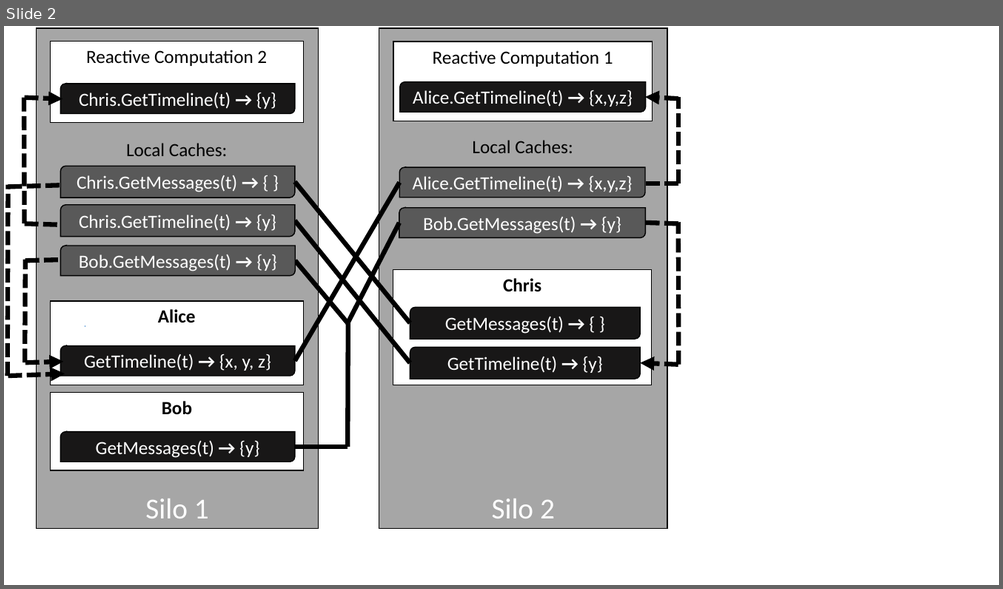
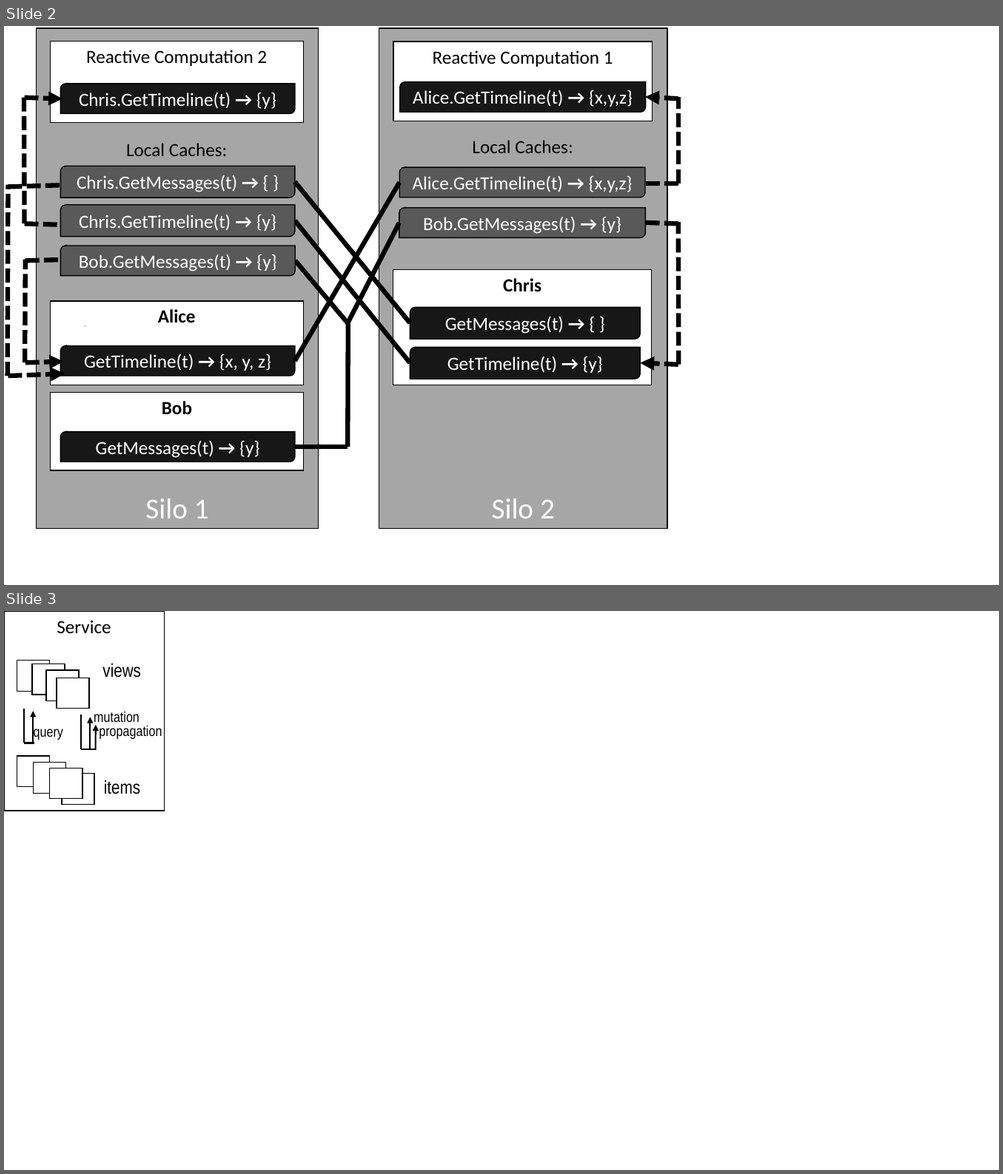
Before and after one commit to sebastianburckhardt/orleans, a slide deck: figs/Figures.pptx. Shown one above the other, each under a label of ours: slide 2 before the commit, slides 2 and 3 after it. The pictures are 1003x589 and 1003x1174 pixels, drawn with LibreOffice and Linux fonts; fonts in the diff are those of the drawing. Boxes give left, top, right and bottom in pixels: in the first picture for what was removed or moved away, otherwise in the second. Text is boxed around its words. In the diff, an @@ line names an element or a change of style, - is before the commit and + after.

```diff
--- a/figs/Figures.pptx
+++ b/figs/Figures.pptx
@@ slide 3 added at <box>4,611,999,1170</box>, background #FFFFFF @@
@@ rectangle added at <box>4,611,165,811</box>, fill #FFFFFF, outline #000000 1 pt, 18 pt, text #000000 @@
+Service
@@ rectangle added at <box>17,661,50,691</box>, fill #FFFFFF, outline #000000 1 pt @@
@@ rectangle added at <box>32,664,65,695</box>, fill #FFFFFF, outline #000000 1 pt @@
@@ rectangle added at <box>45,670,79,701</box>, fill #FFFFFF, outline #000000 1 pt @@
@@ text added at <box>102,663,141,678</box>, 18 pt, text #000000 @@
+views
@@ rectangle added at <box>57,678,89,709</box>, fill #FFFFFF, outline #000000 1 pt @@
@@ line added from (24, 709) to (24, 743), #000000 1.5 pt @@
@@ arrow added from (33, 743) to (33, 711), #000000 1.5 pt @@
@@ line added from (82, 715) to (82, 749), #000000 1.5 pt @@
@@ arrow added from (90, 749) to (90, 717), #000000 1.5 pt @@
@@ text added at <box>94,711,139,723</box>, 14 pt, text #000000 @@
+mutation
@@ line added from (24, 743) to (34, 743), #000000 1.5 pt @@
@@ text added at <box>34,729,63,740</box>, 14 pt, text #000000 @@
+query
@@ arrow added from (96, 751) to (96, 724), #000000 1.5 pt @@
@@ text added at <box>99,725,162,739</box>, 14 pt, text #000000 @@
+propagation
@@ rectangle added at <box>17,757,50,787</box>, fill #FFFFFF, outline #000000 1 pt @@
@@ rectangle added at <box>33,763,66,793</box>, fill #FFFFFF, outline #000000 1 pt @@
@@ line added from (82, 749) to (96, 749), #000000 1.5 pt @@
@@ rectangle added at <box>50,769,82,799</box>, fill #FFFFFF, outline #000000 1 pt @@
@@ rectangle added at <box>62,774,94,804</box>, fill #FFFFFF, outline #000000 1 pt @@
@@ text added at <box>104,780,140,795</box>, 18 pt, text #000000 @@
+items
```
Also in this commit, not shown: 1 other slide added, 5 other files.
